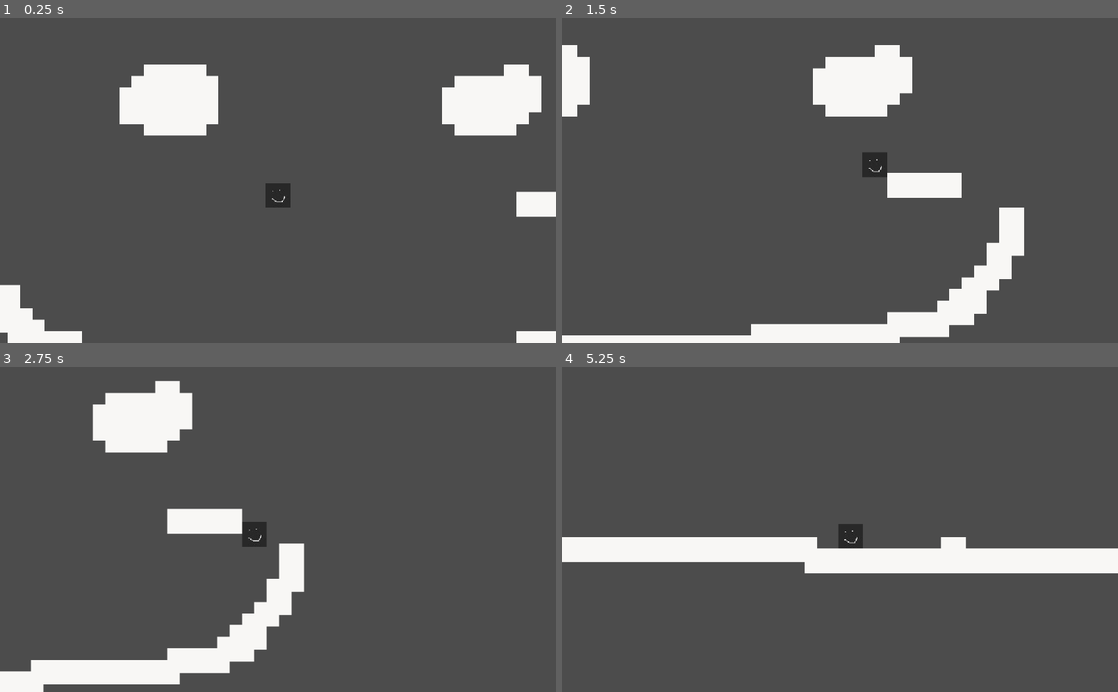
Above: before the commit, frames 1-4 (two rows, left to right).
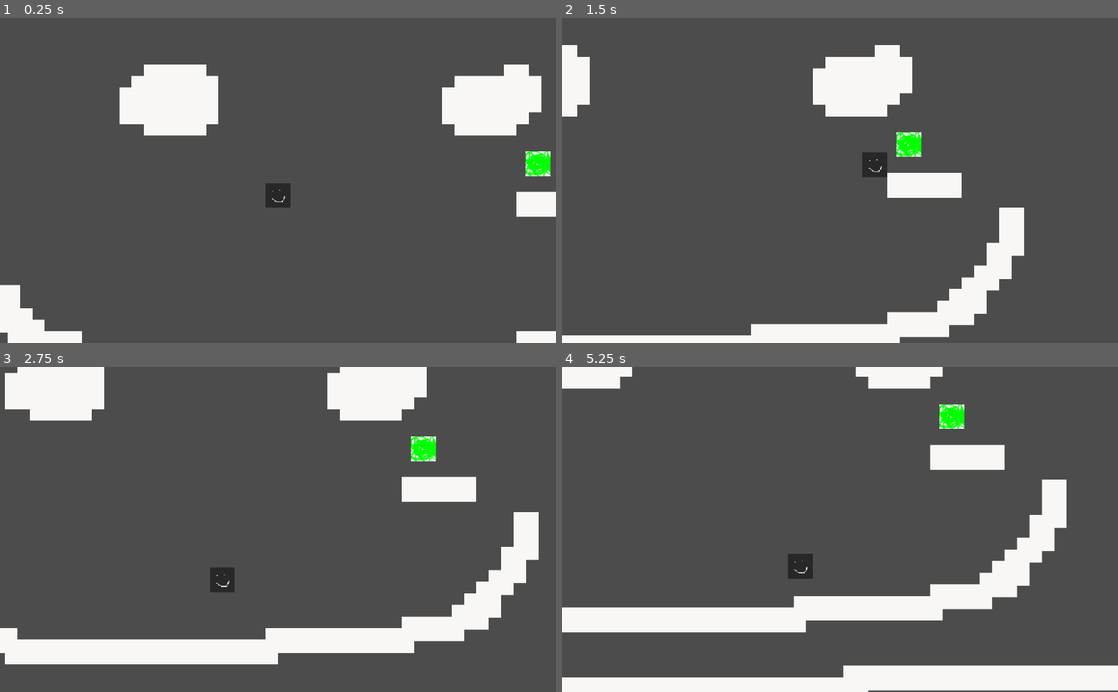
Above: after the commit, the same moments.

Repository: shroom-gang/shroom_game
Game: Godot game, scene res://world.tscn
The game is run twice, just before and just after one commit, with the same random seed, the same clock (stepped at 60 frames per second) and the same inputs.
Inputs:
- Up to frame 1 (0.25 s): no input
- Up to frame 2 (1.5 s): hold D (right) from 0.53 s (still down); tap W (jump) at 0.77 s
- Up to frame 3 (2.75 s): tap W (jump) at 1.52 s; release D (right) at 2.03 s; hold A (left) from 2.03 s (still down)
- Up to frame 4 (5.25 s): release A (left) at 2.78 s; hold D (right) 2.78-4.28 s; tap W (jump) at 3.02, 3.77, 4.52 s; hold A (left) 4.28-5.03 s; hold D (right) from 5.03 s (still down)

The runs differ from the first frame. In frame 1, 0.3% of the frame differs, in the area x 94-99%, y 41-49%; in frame 2, 0.3%; in frame 3, 23%; in frame 4, 25%, in the area x 0-100%, y 0-100%.

Commit message:
shutup git that dank bro

Diff:
--- a/godot/world.tscn
+++ b/godot/world.tscn
@@ -1,11 +1,15 @@
-[gd_scene load_steps=5 format=2]
+[gd_scene load_steps=7 format=2]
 
 [ext_resource path="res://tiles.tres" type="TileSet" id=1]
 [ext_resource path="res://player.jpg" type="Texture" id=2]
 [ext_resource path="res://player.gd" type="Script" id=3]
+[ext_resource path="res://food.exr" type="Texture" id=4]
 
 [sub_resource type="RectangleShape2D" id=1]
 extents = Vector2( 16, 16 )
+
+[sub_resource type="RectangleShape2D" id=2]
+extents = Vector2( 16.1166, 16.0829 )
 
 [node name="world" type="Node2D"]
 
@@ -32,3 +36,14 @@
 current = true
 zoom = Vector2( 0.7, 0.7 )
 smoothing_enabled = true
+
+[node name="food" type="StaticBody2D" parent="."]
+position = Vector2( 91.1615, 96.1728 )
+
+[node name="Sprite" type="Sprite" parent="food"]
+position = Vector2( 768.679, 242.025 )
+texture = ExtResource( 4 )
+
+[node name="CollisionShape2D" type="CollisionShape2D" parent="food"]
+position = Vector2( 768.528, 241.811 )
+shape = SubResource( 2 )
Binary file added: godot/food.bmp
Not shown, added: godot/food.bmp.import
Binary file added: godot/food.exr
Not shown, added: godot/food.exr.import
Binary file added: godot/food.png
Not shown, added: godot/food.png.import
